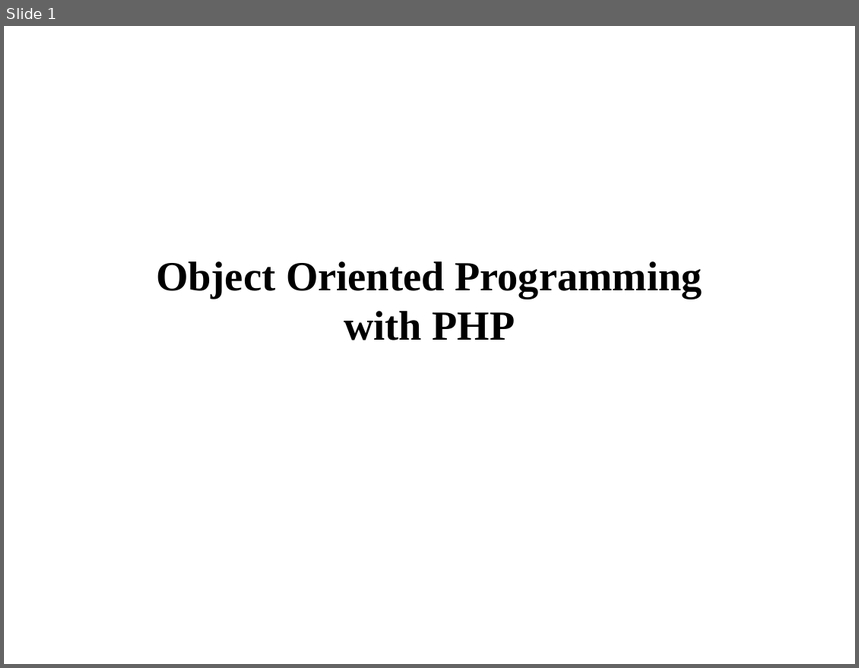
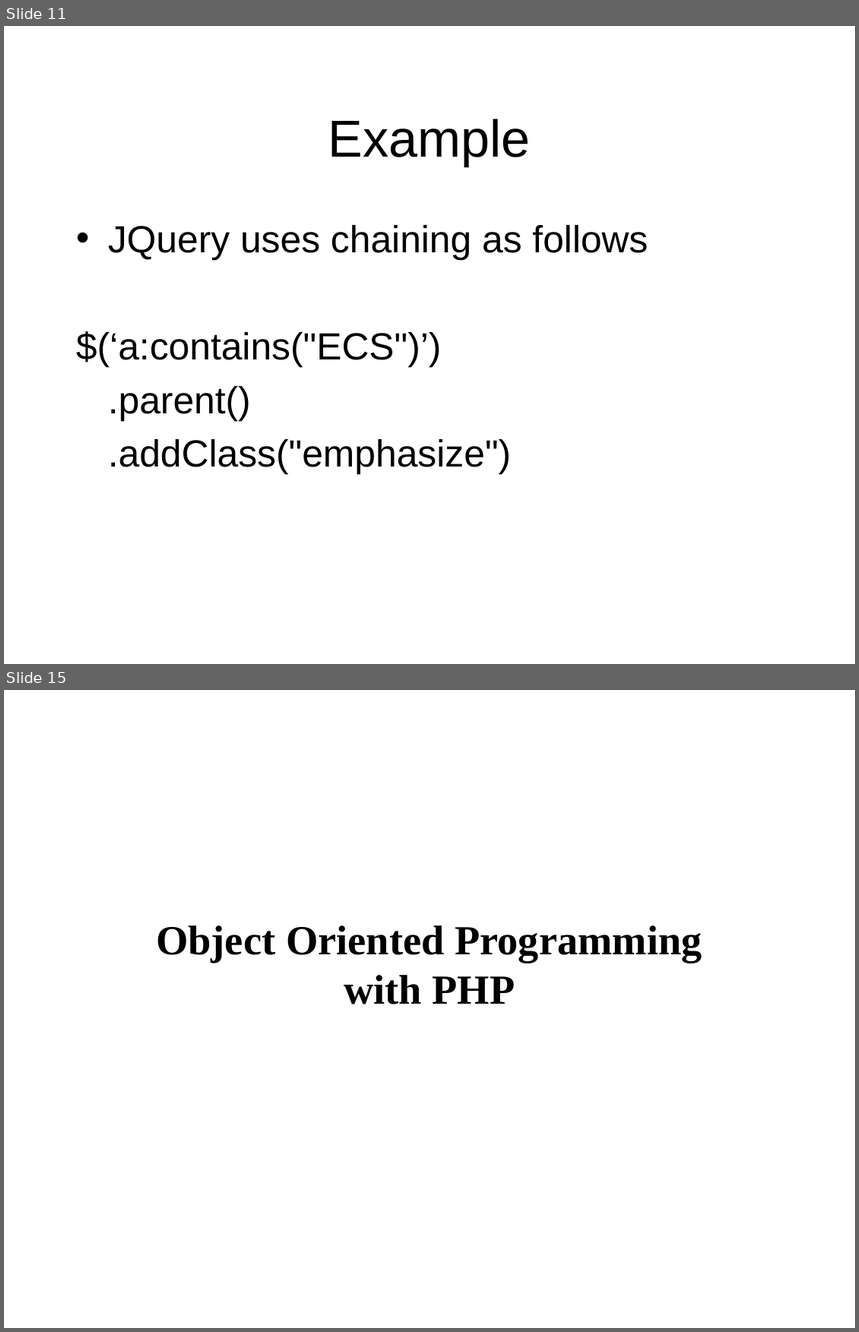
Before and after one commit to venerguevarra/php-workshop, a slide deck: presentation-deck/php.ppt. Shown one above the other, each under a label of ours: slide 1 before the commit, slides 11 and 15 after it; the slides between them are not shown. The pictures are 859x668 and 859x1332 pixels, drawn with LibreOffice and Linux fonts; fonts in the diff are those of the drawing. Boxes give left, top, right and bottom in pixels: in the first picture for what was removed or moved away, otherwise in the second. Text is boxed around its words. In the diff, an @@ line names an element or a change of style, - is before the commit and + after.

```diff
--- a/presentation-deck/php.ppt
+++ b/presentation-deck/php.ppt
@@ slide 11 added at <box>4,26,855,664</box>, background #FFFFFF @@
@@ text added at <box>329,119,531,166</box>, 44 pt, text #000000 @@
+Example
@@ text added at <box>76,225,648,475</box>, 32 pt, text #000000 @@
+• JQuery uses chaining as follows
+$(‘a:contains("ECS")’)
+.parent()
+.addClass("emphasize")
@@ what was slide 1 is now slide 15 @@
```
Also in this commit, not shown: 13 other slides added, 1 other file.
